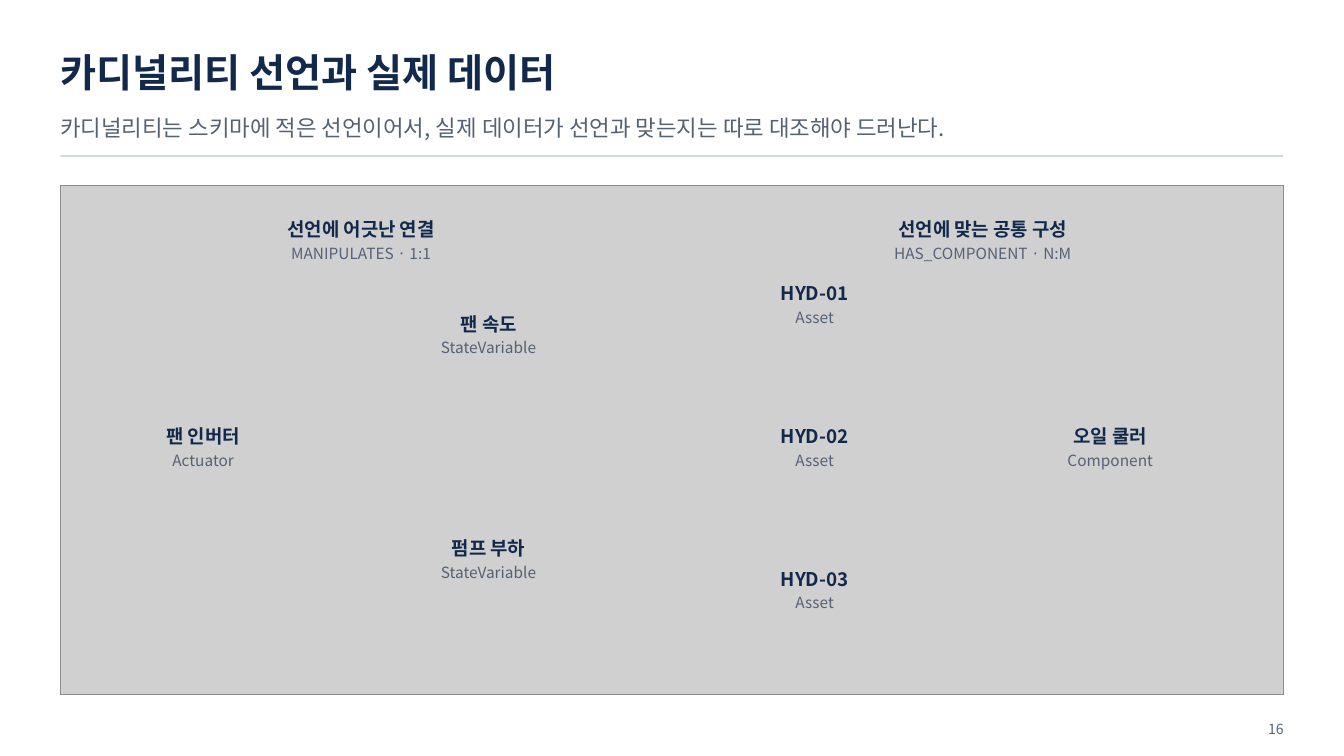
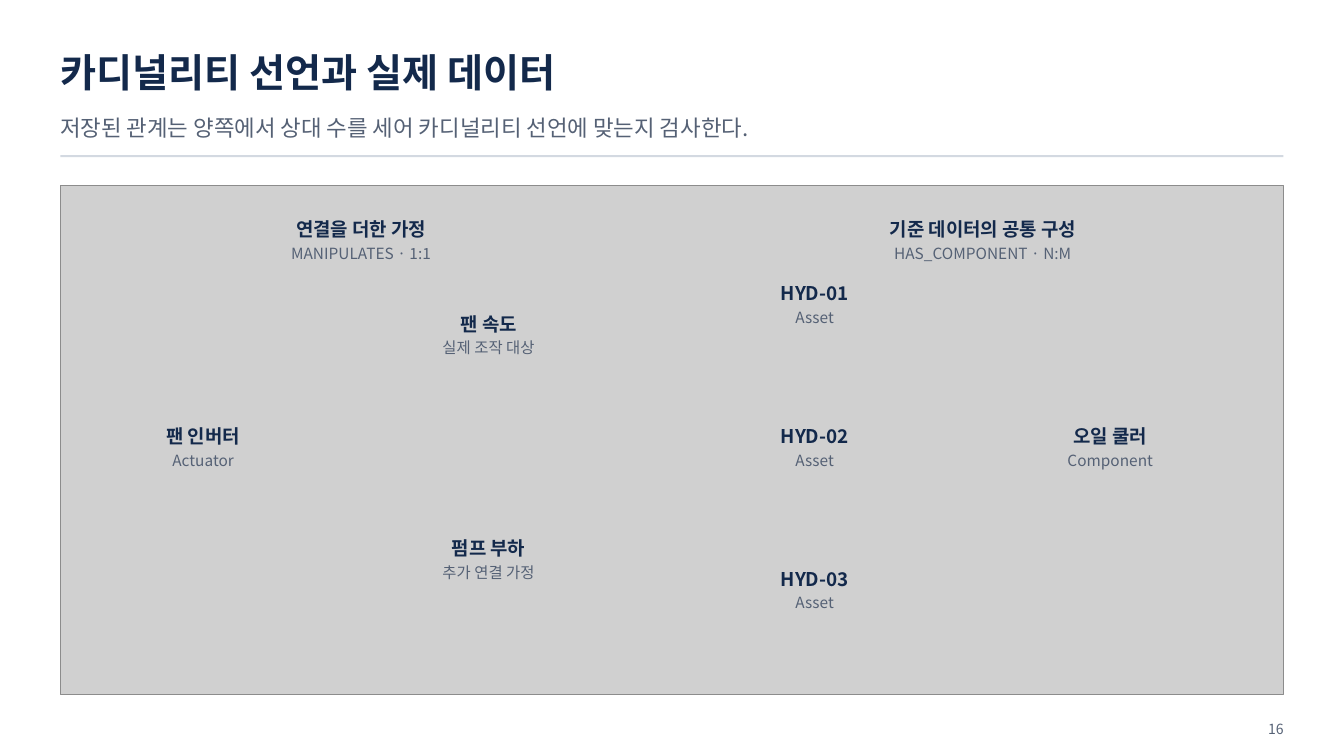
Before and after one commit to uengine-oss/hyd-iot-edu, a slide deck: slide 16 of workspace/강의제작/산출물/통합반/이론/02회차/통합반_02일차.pptx. Drawn at 1344x756 pixels with LibreOffice and Linux fonts; fonts in the diff are those of the drawing; grey boxes stand for pictures. Boxes give left, top, right and bottom in pixels: in the first picture for what was removed or moved away, otherwise in the second. Text is boxed around its words. In the diff, an @@ line names an element or a change of style, - is before the commit and + after.

Commit message:
통합 2회차에서 관계 양끝의 수와 부품·공급사별 견적을 대조한다

```diff
--- a/workspace/강의제작/산출물/통합반/이론/02회차/통합반_02일차.pptx
+++ b/workspace/강의제작/산출물/통합반/이론/02회차/통합반_02일차.pptx
@@ text at bbox=[60, 117, 749, 138]: text changed @@
-카디널리티는 스키마에 적은 선언이어서, 실제 데이터가 선언과 맞는지는 따로 대조해야 드러난다.
+저장된 관계는 양쪽에서 상대 수를 세어 카디널리티 선언에 맞는지 검사한다.
@@ text at bbox=[296, 220, 426, 238]: text changed @@
-선언에 어긋난 연결
+연결을 더한 가정
@@ text at bbox=[890, 220, 1076, 238]: text changed @@
-선언에 맞는 공통 구성
+기준 데이터의 공통 구성
@@ text at bbox=[442, 340, 534, 354]: text changed @@
-StateVariable
+실제 조작 대상
@@ text at bbox=[442, 565, 534, 579]: text changed @@
-StateVariable
+추가 연결 가정
```
Also in this commit, not shown: 4 other slides changed, 10 other files.
